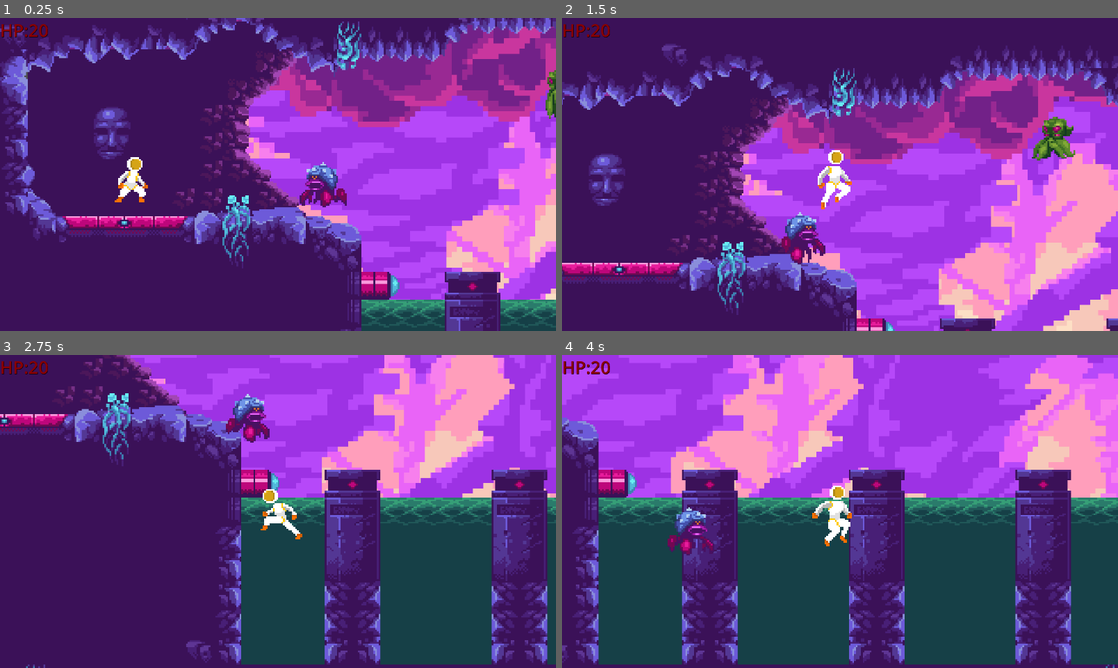
Above: before the commit, frames 1-4 (two rows, left to right).
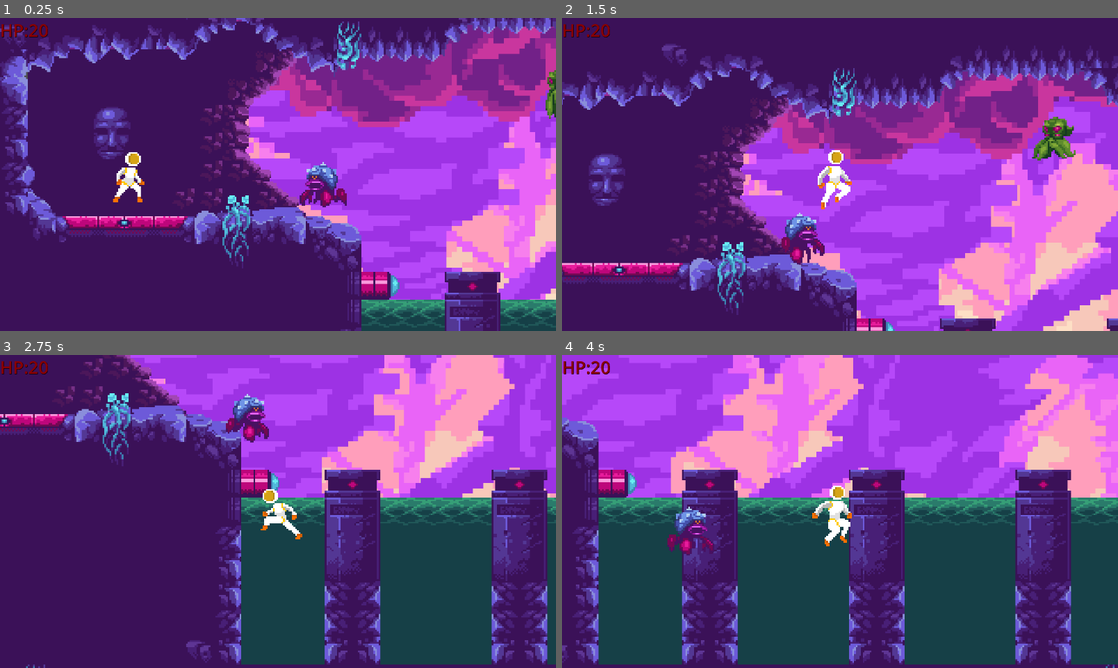
Above: after the commit, the same moments.

Repository: Phlegmlee/Astroshift
Game: Godot game, scene res://Levels/Level_1_Normal.tscn
Same seed, same stepped clock (60 frames per second), same inputs: the game is played once before the commit and once after it. Sound files missing from this copy of the repository are replaced by a short silence.
Inputs:
- Up to frame 1 (0.25 s): no input
- Up to frame 2 (1.5 s): hold Right (player_right) from 0.53 s (still down); tap W (player_jump) at 0.77 s
- Up to frame 3 (2.75 s): tap W (player_jump) at 1.52 s; release Right (player_right) at 2.03 s; hold Left (player_left) from 2.03 s (still down)
- Up to frame 4 (4 s): release Left (player_left) at 2.78 s; hold Right (player_right) from 2.78 s (still down); tap W (player_jump) at 3.02, 3.77 s

The runs differ from the first frame. In frame 1, 0.5% of the frame differs, in the area x 1-100%, y 42-59%; in frame 2, 1.0%, in the area x 0-100%, y 10-100%; in frame 3, 0.2%; in frame 4, 0.1%.

Commit message:
Added export presets
Added export presets package and included the level changes to test export. Currently doesn't work as expected.

Diff:
--- /dev/null
+++ b/Levels/Level_1_Normal.gd
@@ -0,0 +1,7 @@
+extends Node2D
+
+
+# Called when the node enters the scene tree for the first time.
+func _ready():
+	#MusicController.play_music()
+	pass
--- a/Levels/Level_1_Normal.tscn
+++ b/Levels/Level_1_Normal.tscn
@@ -1,6 +1,7 @@
-[gd_scene load_steps=9 format=3 uid="uid://6u8mnumw1xwd"]
+[gd_scene load_steps=10 format=3 uid="uid://6u8mnumw1xwd"]
 
 [ext_resource type="PackedScene" uid="uid://cli1umy5y6wiy" path="res://Backgroud Objects/Fungal Planet BG.tscn" id="1_6ejrl"]
+[ext_resource type="Script" path="res://Levels/Level_1_Normal.gd" id="1_ynv3r"]
 [ext_resource type="PackedScene" uid="uid://f5ep4tppip1u" path="res://Player/Player.tscn" id="1_ypanh"]
 [ext_resource type="PackedScene" uid="uid://5ak6u68tgrcl" path="res://Map Items/Alien World.tscn" id="2_t5ej0"]
 [ext_resource type="PackedScene" uid="uid://c7etxb61lgifj" path="res://Enemies/crab.tscn" id="4_cxs3e"]
@@ -19,6 +20,7 @@
 "
 
 [node name="Level_1_Normal" type="Node2D"]
+script = ExtResource("1_ynv3r")
 
 [node name="Fungal Planet BG" parent="." instance=ExtResource("1_6ejrl")]
 
@@ -61,7 +63,7 @@
 [node name="Player" type="Node2D" parent="."]
 
 [node name="Player" parent="Player" instance=ExtResource("1_ypanh")]
-position = Vector2(152, 496)
+position = Vector2(150, 473)
 
 [node name="Mobs" type="Node2D" parent="."]
 
--- a/project.godot
+++ b/project.godot
@@ -90,3 +90,4 @@
 [rendering]
 
 textures/canvas_textures/default_texture_filter=0
+renderer/rendering_method="gl_compatibility"
Not shown, added: export_presets.cfg
